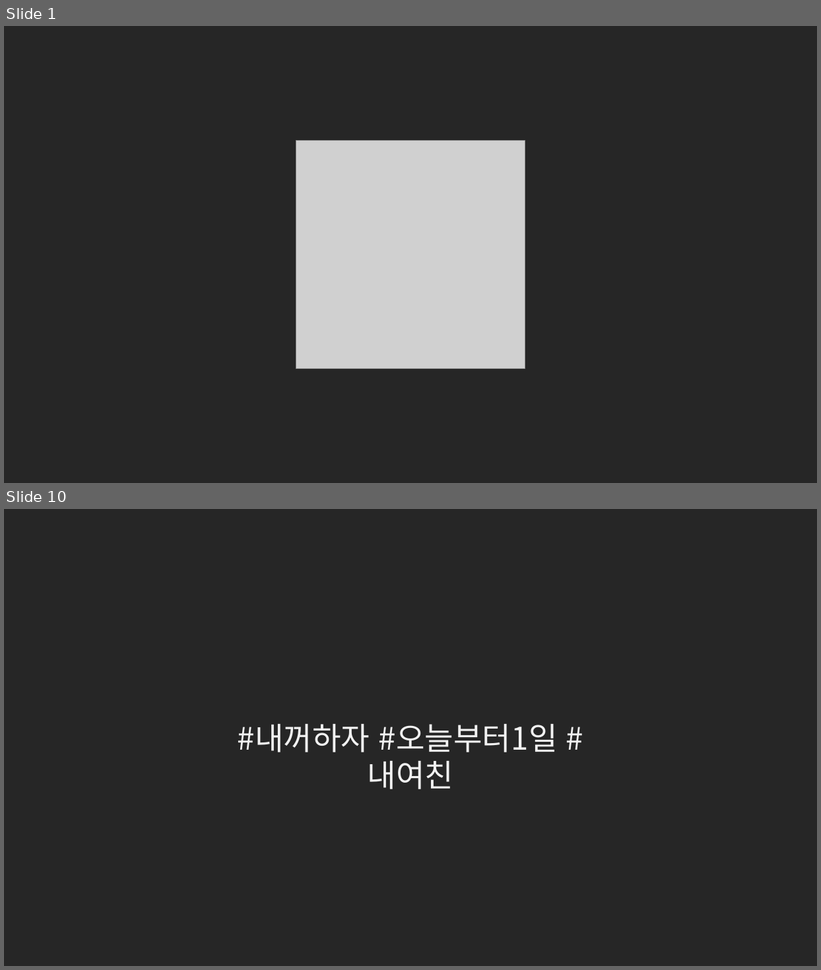
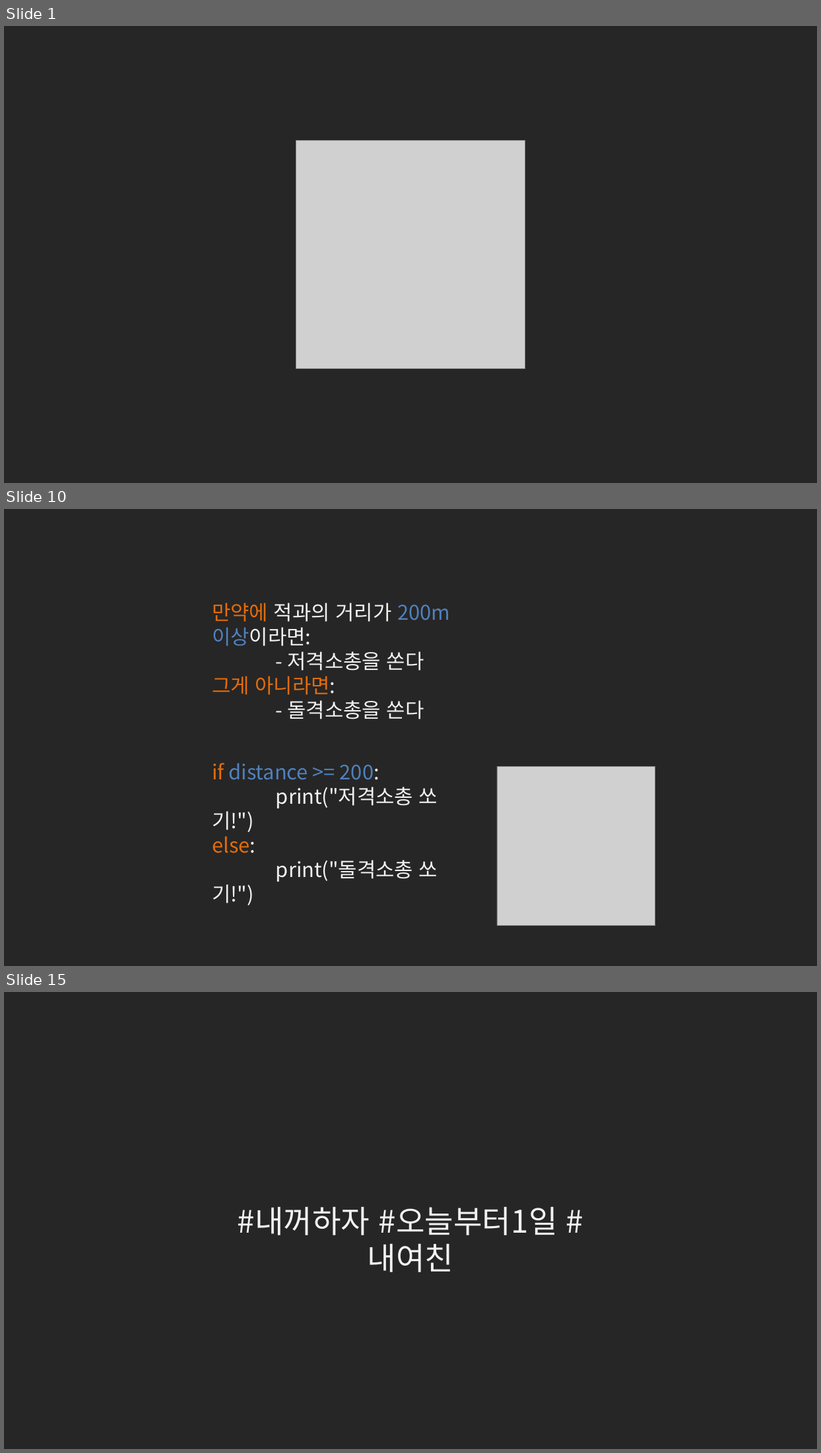
Before and after one commit to kwonkijun/python, a slide deck: 파이썬기초(PPT)/NEW_2021버전/파이썬 기초 6강_조건문.pptx. Shown one above the other, each under a label of ours: slides 1 and 10 before the commit, slides 1, 10 and 15 after it; the slides between them are not shown. The pictures are 821x970 and 821x1453 pixels, drawn with LibreOffice and Linux fonts; fonts in the diff are those of the drawing; grey boxes stand for pictures. Boxes give left, top, right and bottom in pixels: in the first picture for what was removed or moved away, otherwise in the second. Text is boxed around its words. In the diff, an @@ line names an element or a change of style, - is before the commit and + after.

```diff
--- a/파이썬기초(PPT)/NEW_2021버전/파이썬 기초 6강_조건문.pptx
+++ b/파이썬기초(PPT)/NEW_2021버전/파이썬 기초 6강_조건문.pptx
@@ slide 10 added at <box>4,509,817,966</box>, background #262626 @@
@@ text added at <box>212,603,450,720</box>, 24 pt, text #F2F2F2 @@
+만약에 적과의 거리가 200m 이상이라면:
+- 저격소총을 쏜다
+그게 아니라면:
+- 돌격소총을 쏜다
@@ text added at <box>212,763,438,906</box>, 24 pt, text #F2F2F2 @@
+if distance >= 200:
+print("저격소총 쏘기!")
+else:
+print("돌격소총 쏘기!")
@@ picture added at <box>497,766,655,925</box> @@
@@ what was slide 10 is now slide 15 @@
```
Also in this commit, not shown: 1 slide changed, 11 other slides added, 7 slides removed, 13 other files.
